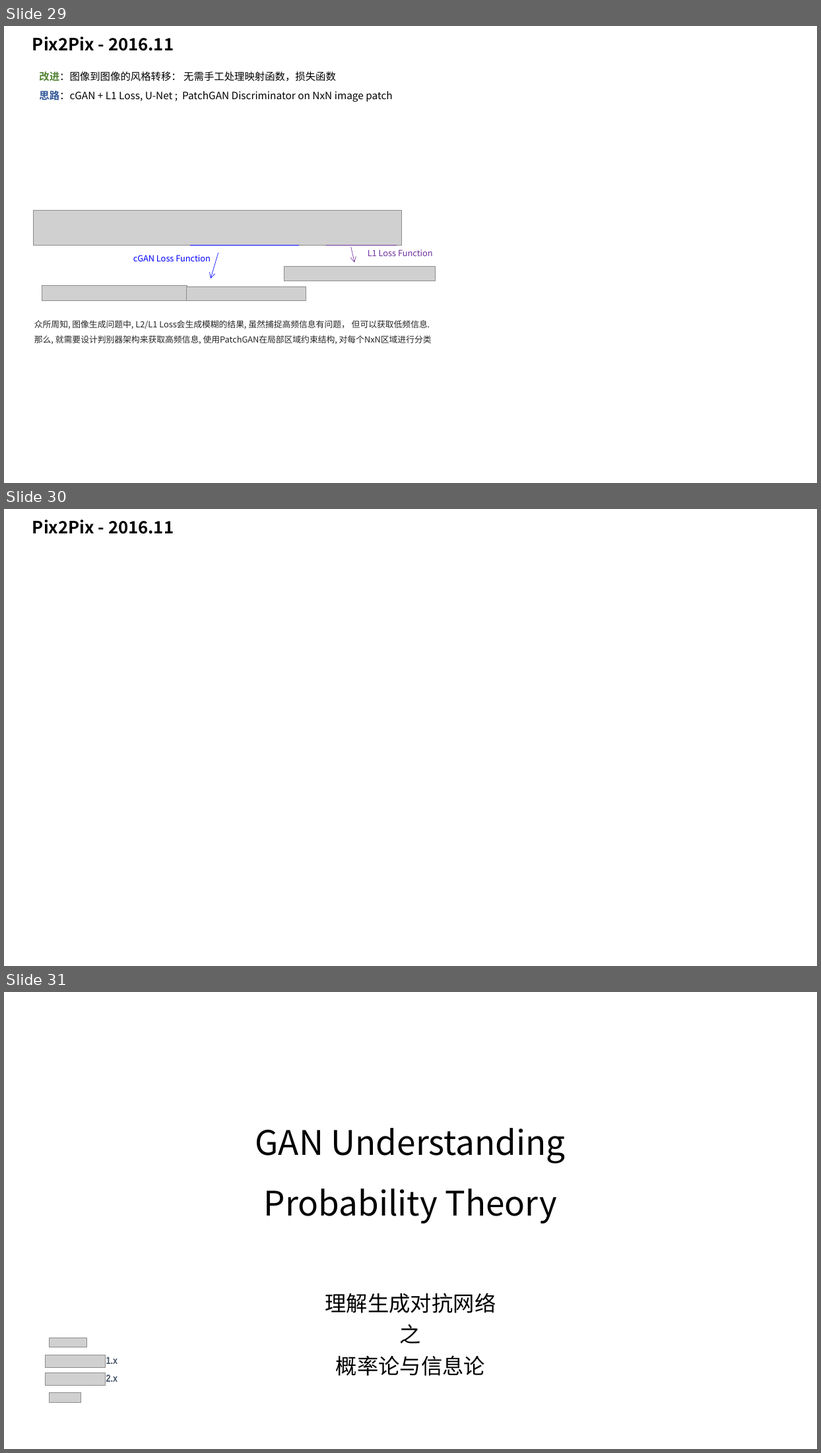
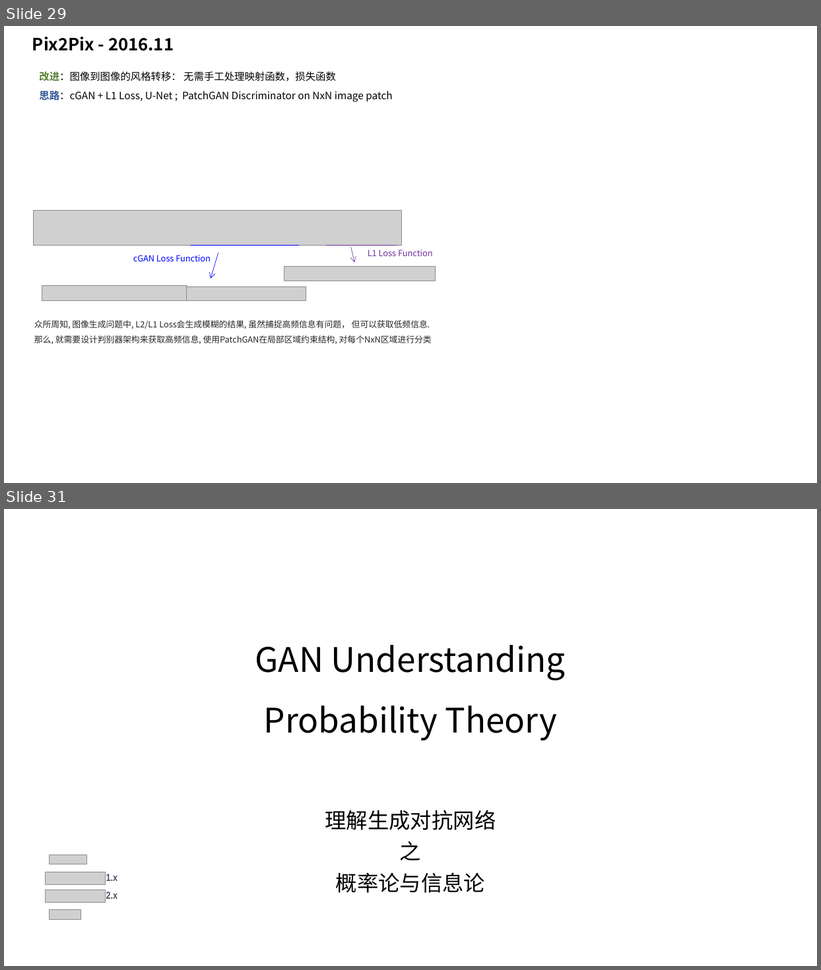
Before and after one commit to taylorguo/GAN_Understanding_Practicing, a slide deck: GAN_Understanding/GANunderstanding.pptx. Shown one above the other, each under a label of ours: slides 29, 30 and 31 before the commit, slides 29 and 31 after it; the slides between them are not shown. The pictures are 821x1453 and 821x970 pixels, drawn with LibreOffice and Linux fonts; fonts in the diff are those of the drawing; grey boxes stand for pictures. Boxes give left, top, right and bottom in pixels: in the first picture for what was removed or moved away, otherwise in the second. Text is boxed around its words. In the diff, an @@ line names an element or a change of style, - is before the commit and + after.

```diff
--- a/GAN_Understanding/GANunderstanding.pptx
+++ b/GAN_Understanding/GANunderstanding.pptx
@@ slide 30 removed at box(4, 509, 817, 966), background #FFFFFF @@
@@ text removed at box(32, 520, 174, 534) @@
-Pix2Pix - 2016.11
```
Also in this commit, not shown: 1 slide added, 4 other files.
